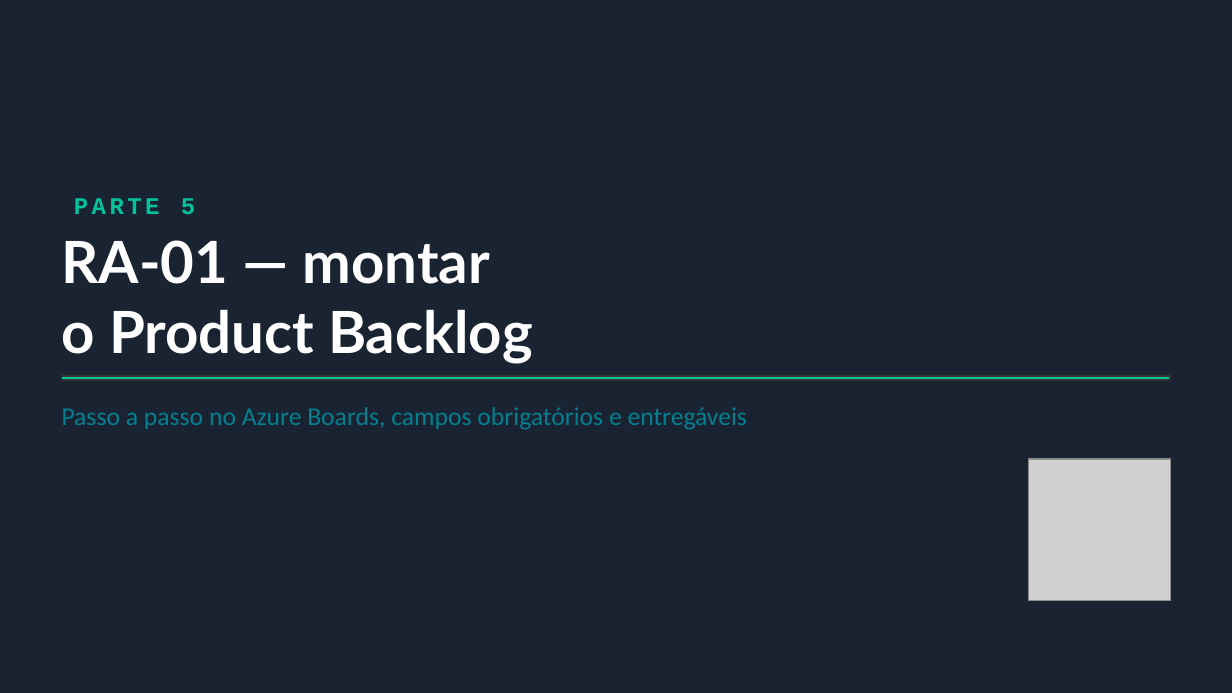
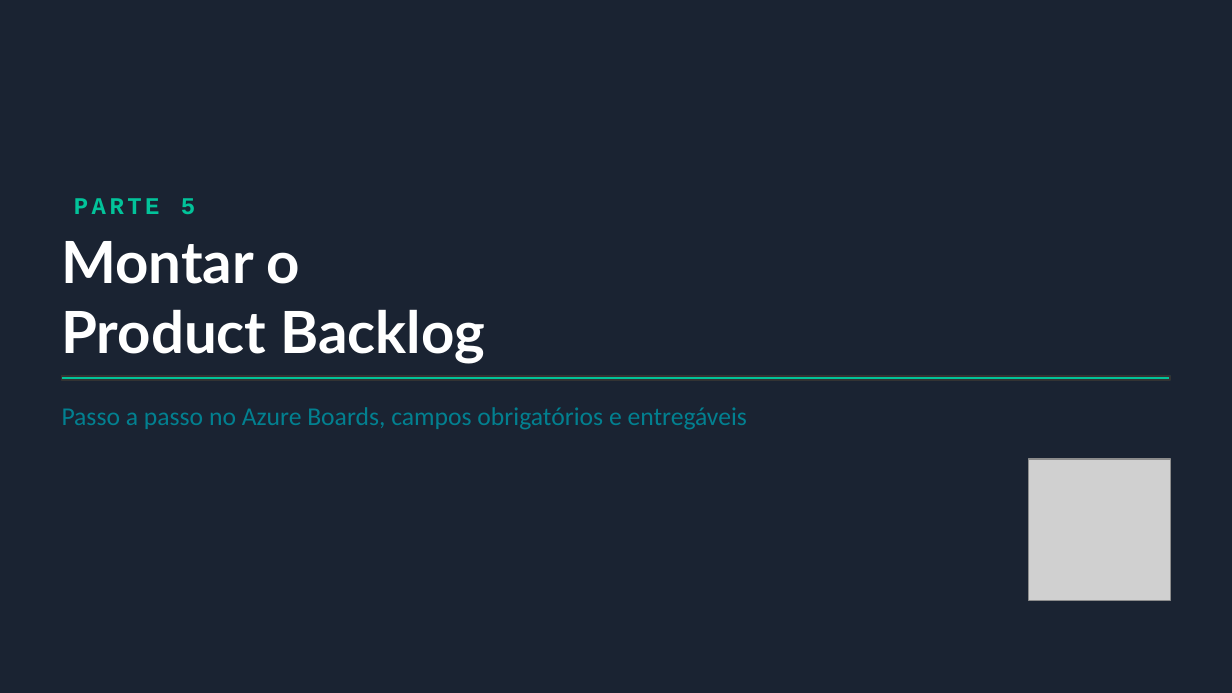
Before and after one commit to EngenhariaSoftwareAtual/atividade-requisitos-connexa, a slide deck: slide 30 of Azure_Boards_Product_Backlog.pptx. Drawn at 1232x693 pixels with LibreOffice and Linux fonts; fonts in the diff are those of the drawing; grey boxes stand for pictures. Boxes give left, top, right and bottom in pixels: in the first picture for what was removed or moved away, otherwise in the second. Text is boxed around its words. In the diff, an @@ line names an element or a change of style, - is before the commit and + after.

```diff
--- a/Azure_Boards_Product_Backlog.pptx
+++ b/Azure_Boards_Product_Backlog.pptx
@@ text at (62, 241, 486, 364): text changed @@
-RA-01 — montar
-o Product Backlog
+Montar o
+Product Backlog
```
Also in this commit, not shown: 8 other slides changed, 4 other files.
